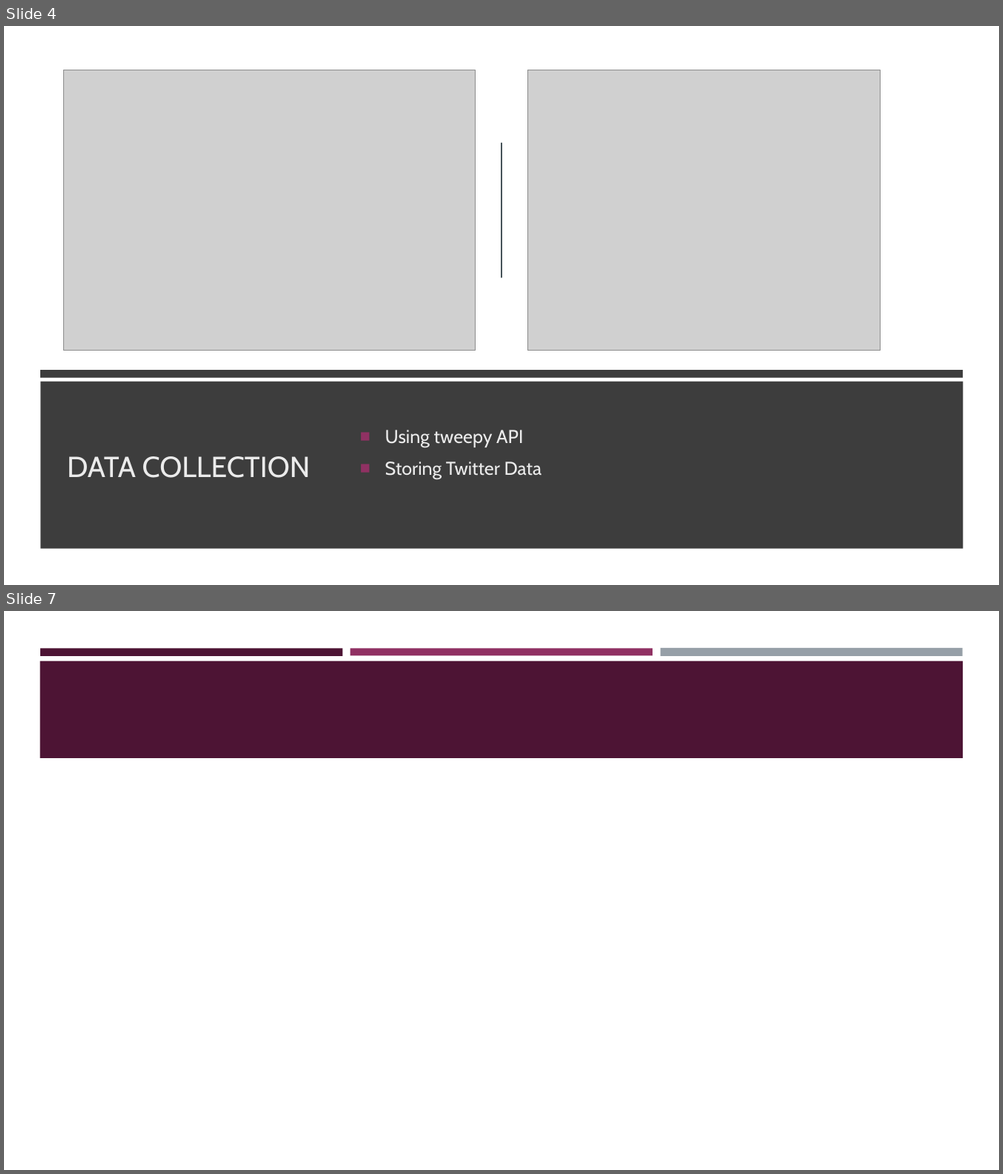
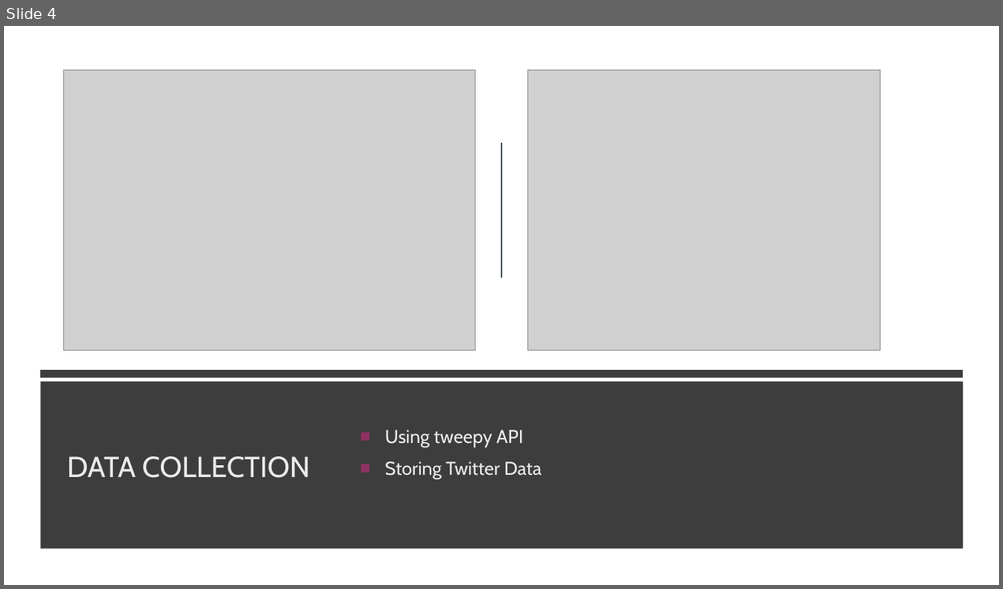
Before and after one commit to noah-sheldon/thesis_msc, a slide deck: Public Sentiment on Social Media-Noah.pptx. Shown one above the other, each under a label of ours: slides 4 and 7 before the commit, slide 4 after it; the slides between them are not shown. The pictures are 1003x1174 and 1003x589 pixels, drawn with LibreOffice and Linux fonts; fonts in the diff are those of the drawing; grey boxes stand for pictures. Boxes give left, top, right and bottom in pixels: in the first picture for what was removed or moved away, otherwise in the second. Text is boxed around its words. In the diff, an @@ line names an element or a change of style, - is before the commit and + after.

```diff
--- a/Public Sentiment on Social Media-Noah.pptx
+++ b/Public Sentiment on Social Media-Noah.pptx
@@ slide 7 removed at [4, 611, 999, 1170], background #FFFFFF @@
@@ rectangle removed at [40, 648, 343, 655] @@
@@ rectangle removed at [350, 648, 652, 655] @@
@@ rectangle removed at [660, 648, 962, 657] @@
@@ rectangle removed at [40, 661, 963, 758] @@
```
Also in this commit, not shown: 5 slides changed, 12 slides added.
